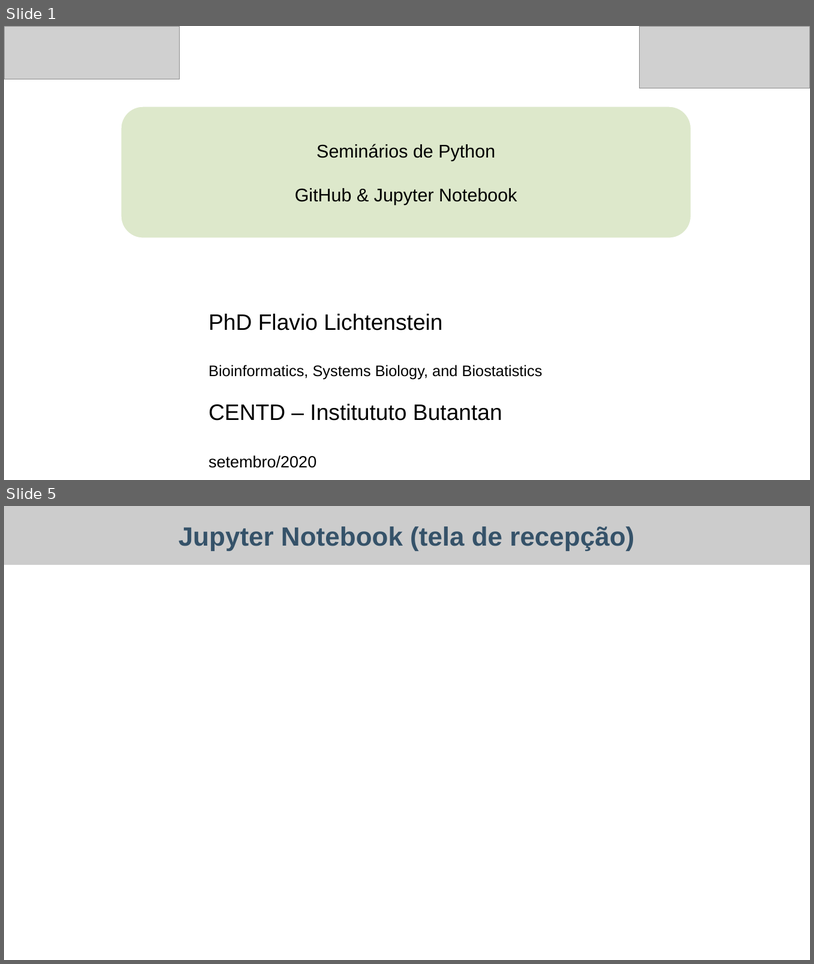
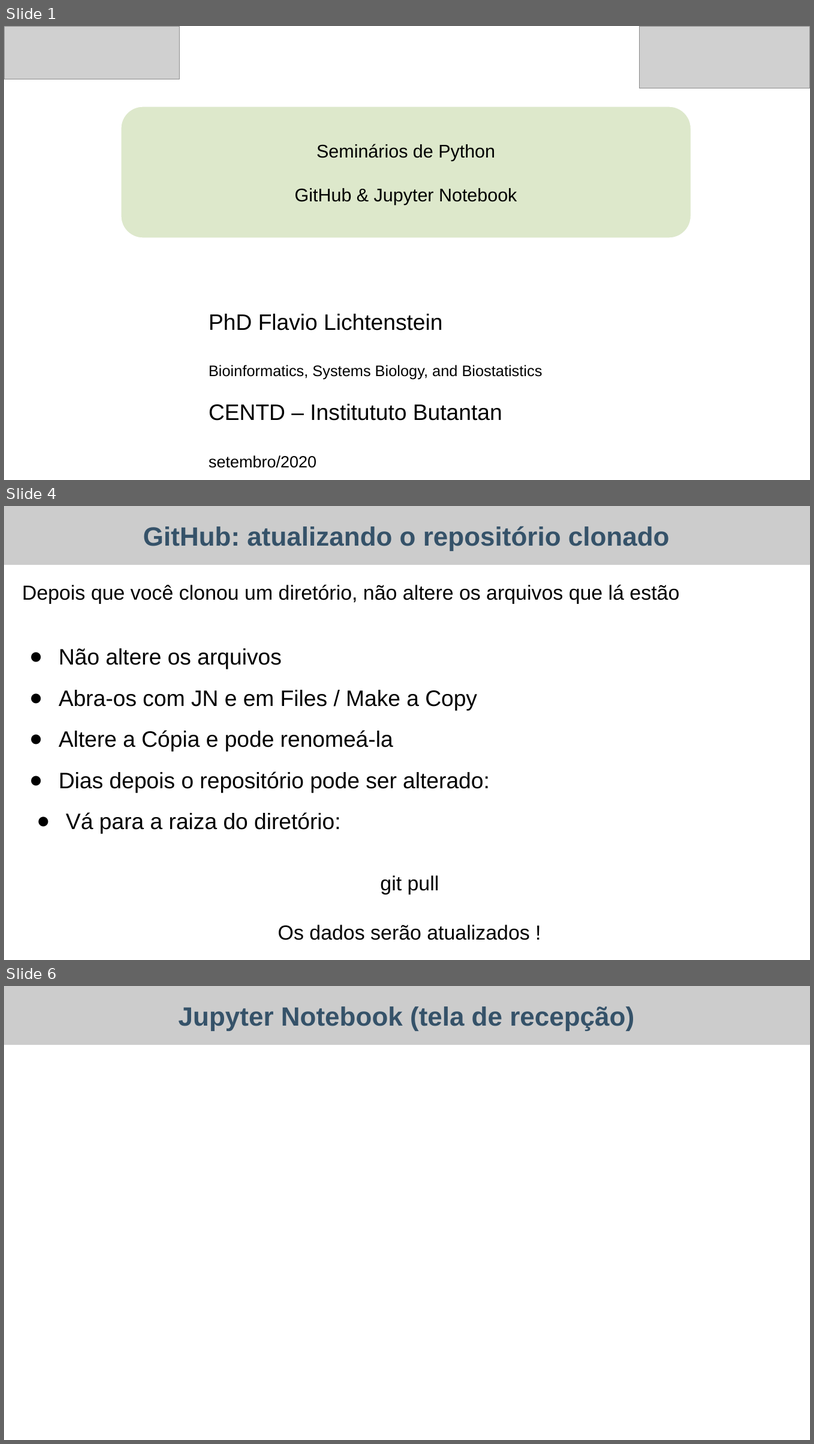
Before and after one commit to flalix/curso_python, a slide deck: docs/wee02-lec01-jupyter notebook.pptx. Shown one above the other, each under a label of ours: slides 1 and 5 before the commit, slides 1, 4 and 6 after it; the slides between them are not shown. The pictures are 814x964 and 814x1444 pixels, drawn with LibreOffice and Linux fonts; fonts in the diff are those of the drawing; grey boxes stand for pictures; background and template pictures are left out. Boxes give left, top, right and bottom in pixels: in the first picture for what was removed or moved away, otherwise in the second. Text is boxed around its words. In the diff, an @@ line names an element or a change of style, - is before the commit and + after.

```diff
--- a/docs/wee02-lec01-jupyter notebook.pptx
+++ b/docs/wee02-lec01-jupyter notebook.pptx
@@ slide 4 added at [4, 506, 810, 960], background #FFFFFF @@
@@ rectangle added at [4, 506, 810, 565], fill #CCCCCC, outline #CCCCCC 0.74 pt, 26 pt, text #355269, bold @@
+GitHub: atualizando o repositório clonado
@@ text added at [22, 585, 680, 834], 22 pt, text #000000 @@
+Depois que você clonou um diretório, não altere os arquivos que lá estão
+● Não altere os arquivos
+● Abra-os com JN e em Files / Make a Copy
+● Altere a Cópia e pode renomeá-la
+● Dias depois o repositório pode ser alterado:
+● Vá para a raiza do diretório:
@@ text added at [278, 875, 530, 940], 20 pt, text #000000 @@
+git pull
+Os dados serão atualizados !
@@ what was slide 5 is now slide 6 @@
```
Also in this commit, not shown: 10 slides changed, 1 other file.
